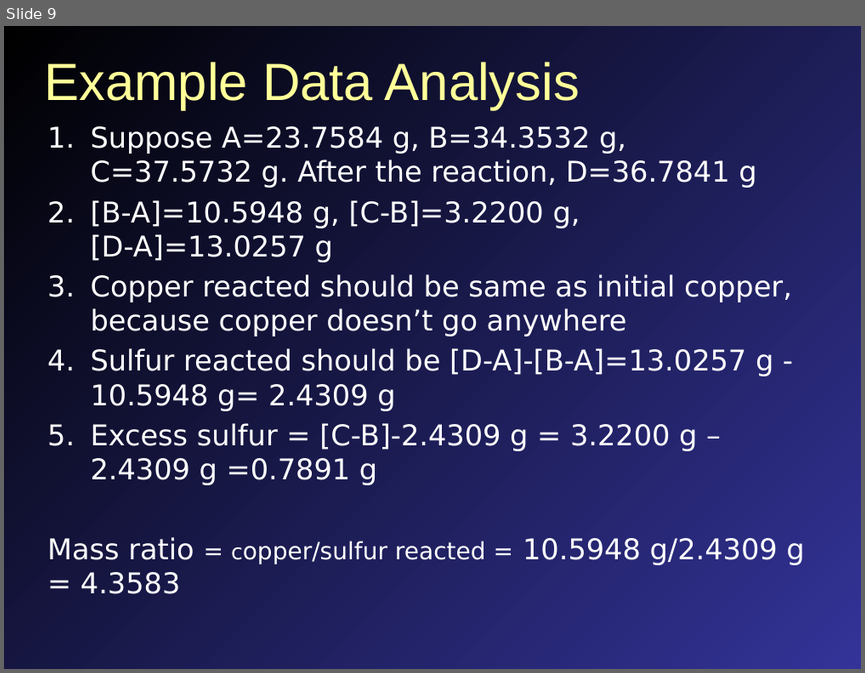
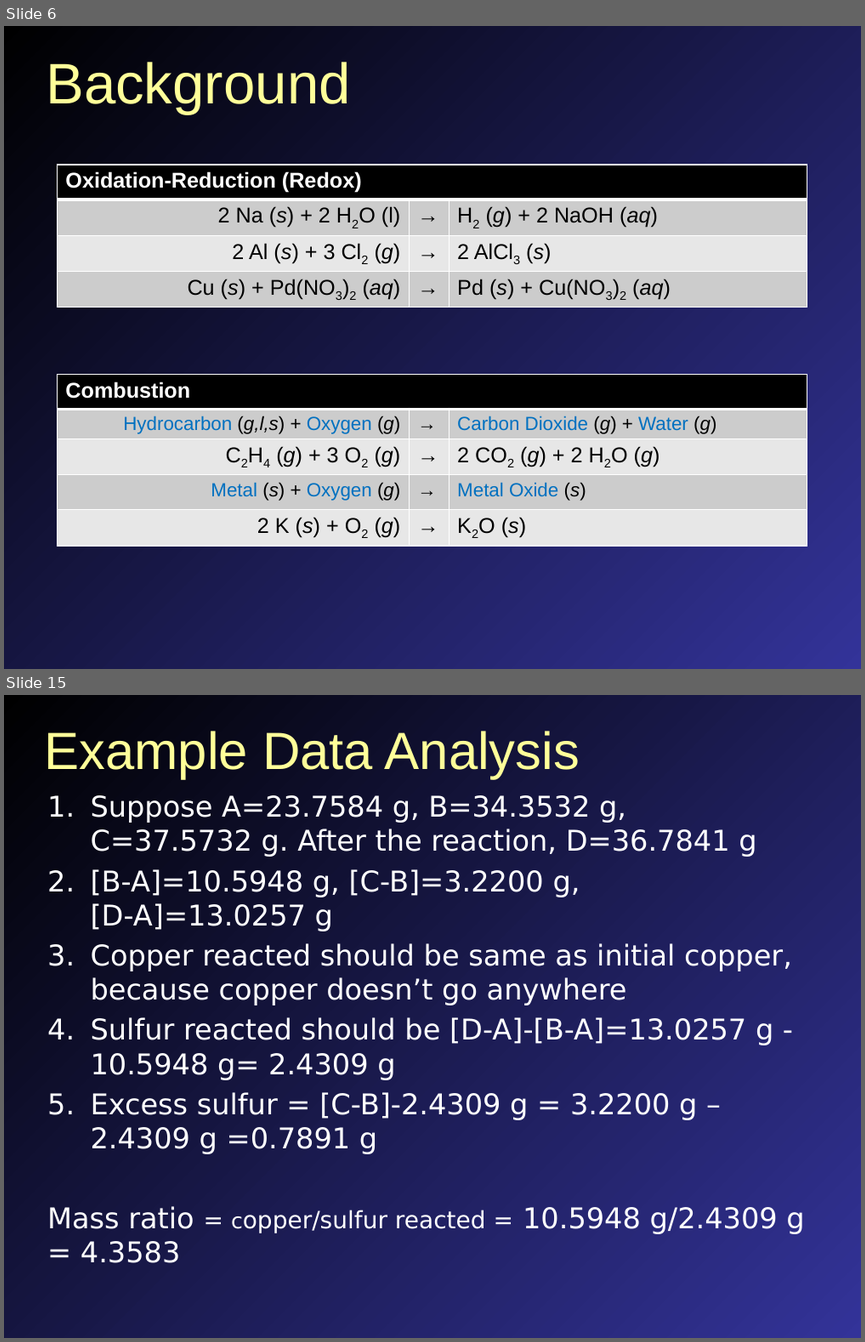
Before and after one commit to mavigozler/mavigozler.github.io, a slide deck: Teaching/Chemistry/Labs/FCC Chem 3A Expt 10a Types of Reactions.pptx. Shown one above the other, each under a label of ours: slide 9 before the commit, slides 6 and 15 after it; the slides between them are not shown. The pictures are 865x673 and 865x1342 pixels, drawn with LibreOffice and Linux fonts; fonts in the diff are those of the drawing. Boxes give left, top, right and bottom in pixels: in the first picture for what was removed or moved away, otherwise in the second. Text is boxed around its words. In the diff, an @@ line names an element or a change of style, - is before the commit and + after.

```diff
--- a/Teaching/Chemistry/Labs/FCC Chem 3A Expt 10a Types of Reactions.pptx
+++ b/Teaching/Chemistry/Labs/FCC Chem 3A Expt 10a Types of Reactions.pptx
@@ slide 6 added at bbox=[4, 26, 861, 669], background gradient #000000 to #333399 @@
@@ title added at bbox=[46, 62, 350, 114], 48 pt, text #FFFF99 @@
+Background
@@ table added at bbox=[57, 165, 806, 304], 4 rows, 3 columns @@
+Oxidation-Reduction (Redox) |  | 
+2 Na (s) + 2 H2O (l) | → | H2 (g) + 2 NaOH (aq)
+2 Al (s) + 3 Cl2 (g) | → | 2 AlCl3 (s)
+Cu (s) + Pd(NO3)2 (aq) | → | Pd (s) + Cu(NO3)2 (aq)
@@ table added at bbox=[57, 374, 806, 544], 5 rows, 3 columns @@
+Combustion |  | 
+Hydrocarbon (g,l,s) + Oxygen (g) | → | Carbon Dioxide (g) + Water (g)
+C2H4 (g) + 3 O2 (g) | → | 2 CO2 (g) + 2 H2O (g)
+Metal (s) + Oxygen (g) | → | Metal Oxide (s)
+2 K (s) + O2 (g) | → | K2O (s)
@@ what was slide 9 is now slide 15 @@
```
Also in this commit, not shown: 4 slides changed, 7 other slides added, 2 slides removed, 42 other files.
